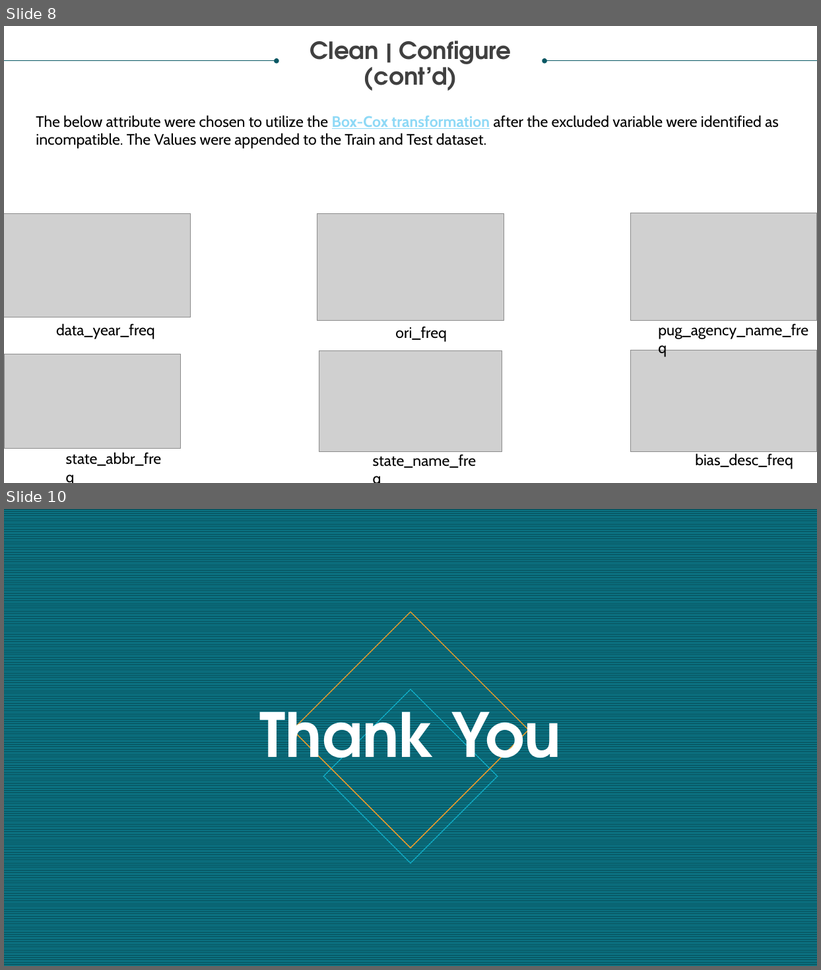
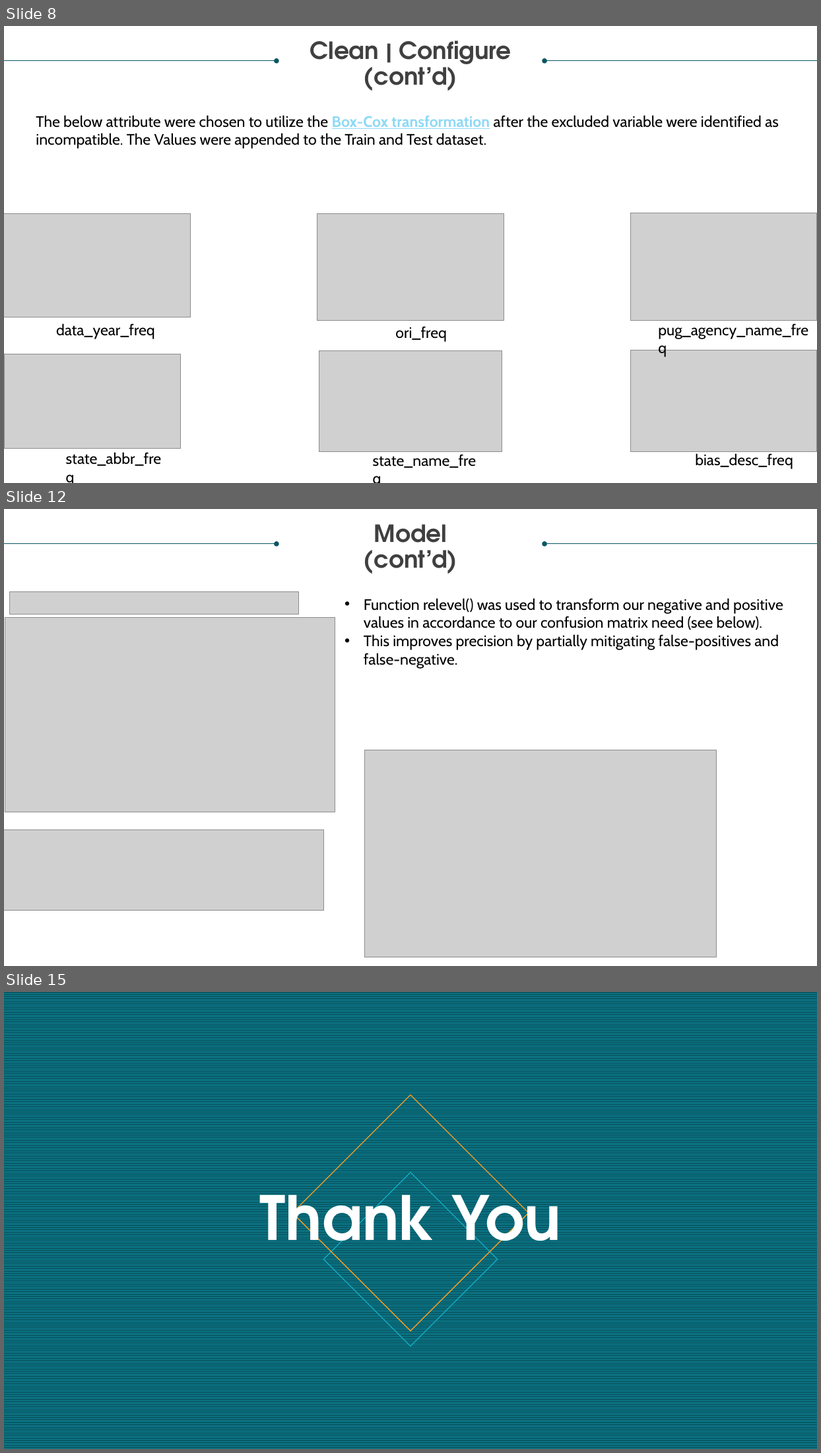
Before and after one commit to GitableGabe/Data621_Collab, a slide deck: DATA 621_FINAL.pptx. Shown one above the other, each under a label of ours: slides 8 and 10 before the commit, slides 8, 12 and 15 after it; the slides between them are not shown. The pictures are 821x970 and 821x1453 pixels, drawn with LibreOffice and Linux fonts; fonts in the diff are those of the drawing; grey boxes stand for pictures. Boxes give left, top, right and bottom in pixels: in the first picture for what was removed or moved away, otherwise in the second. Text is boxed around its words. In the diff, an @@ line names an element or a change of style, - is before the commit and + after.

```diff
--- a/DATA 621_FINAL.pptx
+++ b/DATA 621_FINAL.pptx
@@ slide 12 added at <box>4,509,817,966</box>, background #FFFFFF @@
@@ text added at <box>364,524,457,574</box>, 28 pt, text #404040, bold @@
+Model
+(cont’d)
@@ arrow added from (4, 544) to (277, 544), #085764 0.5 pt @@
@@ arrow added from (817, 544) to (545, 544), #085764 0.5 pt @@
@@ picture added at <box>9,592,298,614</box> @@
@@ text added at <box>364,598,783,669</box>, 18 pt, text #000000 @@
+• Function relevel() was used to transform our negative and positive values in accordance to our confusion matrix need (see below).
+• This improves precision by partially mitigating false-positives and false-negative.
@@ picture added at <box>5,618,336,812</box> @@
@@ picture added at <box>364,750,717,957</box> @@
@@ picture added at <box>4,830,324,911</box> @@
@@ what was slide 10 is now slide 15 @@
```
Also in this commit, not shown: 3 slides changed, 5 other slides added, 1 slide removed, 2 other files.
